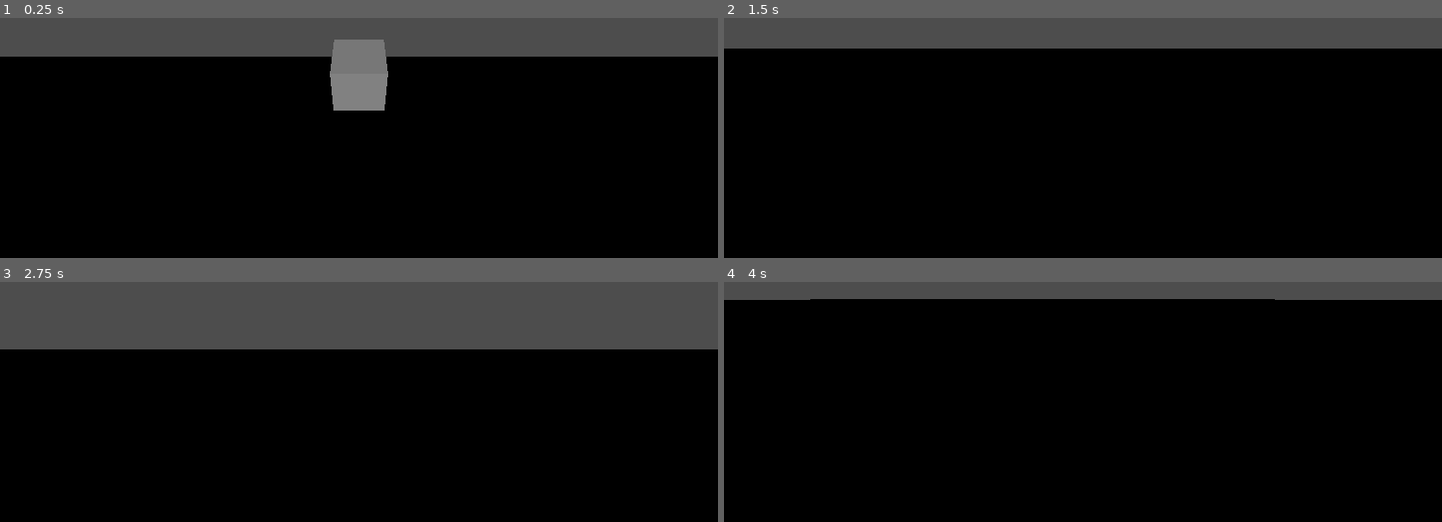
Above: before the commit, frames 1-4 (two rows, left to right).
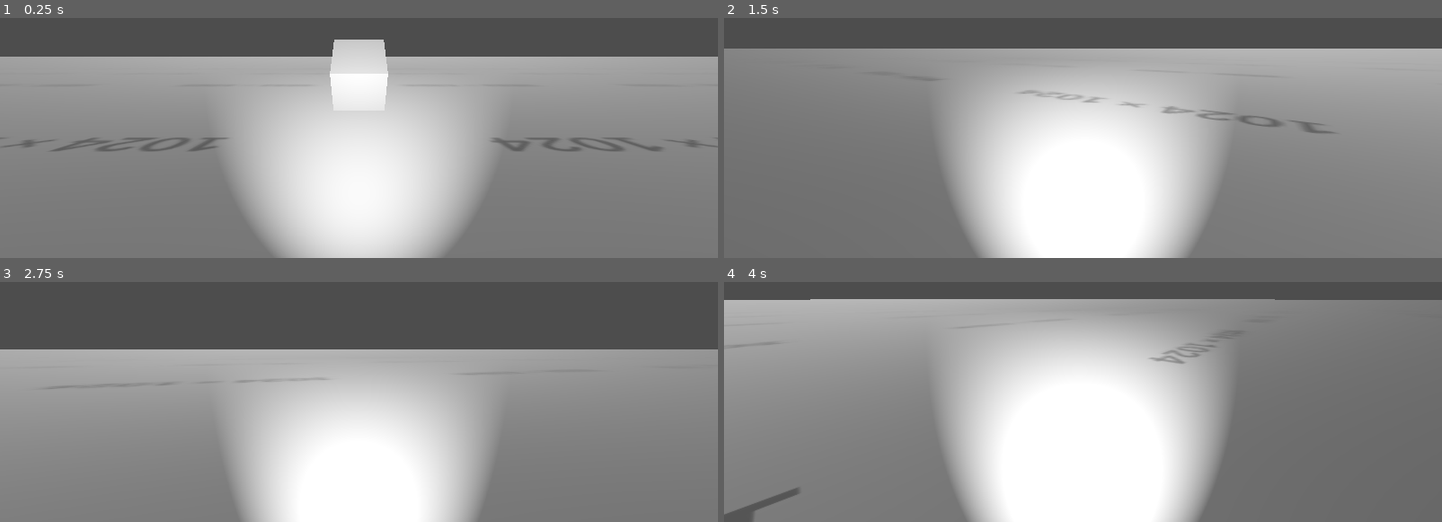
Above: after the commit, the same moments.

Repository: EpiclyRaspberry/Dodge-Onix-3D-Remaster
Game: Godot game, scene res://main.tscn
Two runs of this game, one before a commit and one after it. Both use one fixed random seed, a clock stepped at 60 frames per second and the inputs below.
Inputs (mouse positions are in pixels of both pictures, inside the frame that each line leads up to):
- Up to frame 1 (0.25 s): no input
- Up to frame 2 (1.5 s): tap Enter (ui_accept) at 0.5, 0.77, 0.8, 1.07, 1.35 s; move the mouse to (1240, 37) at 0.52 s; hold D (right) 0.53-1.28 s; hold Ctrl (crouch) 0.53-1.28 s; move the mouse to (1047, 58) at 1.27 s; hold W (forward) from 1.28 s (still down)
- Up to frame 3 (2.75 s): keep holding W (forward); tap Enter (ui_accept) at 1.52, 1.82, 2.3 s; tap Ctrl (crouch) at 1.55 s; move the mouse to (373, 313) at 2.02 s; hold Ctrl (crouch) from 2.03 s (still down)
- Up to frame 4 (4 s): keep holding W (forward); move the mouse to (1075, 327) at 2.77 s; release Ctrl (crouch) at 2.78 s; tap Ctrl (crouch) at 2.85 s; tap Enter (ui_accept) at 3.02, 3.32 s; move the mouse to (1133, 325) at 3.52 s; hold Enter (ui_accept) from 3.53 s (still down)

The runs differ from the first frame. In frame 1, 84% of the frame differs, in the area x 0-100%, y 8-100%; in frame 2, 87%; in frame 3, 72%; in frame 4, 93%, in the area x 0-100%, y 7-100%.

Commit message:
textures+new deceleration thing for abh and triggers

Diff:
--- a/main.tscn
+++ b/main.tscn
@@ -1,19 +1,29 @@
-[gd_scene load_steps=6 format=3 uid="uid://bmb3oft1f0i3s"]
+[gd_scene load_steps=9 format=3 uid="uid://bmb3oft1f0i3s"]
 
 [ext_resource type="Script" path="res://player.gd" id="1_i7i5w"]
+[ext_resource type="Texture2D" uid="uid://b1tfkw4huo6ji" path="res://1024x1024.png" id="2_nu84c"]
 
 [sub_resource type="BoxMesh" id="BoxMesh_os6k1"]
 
 [sub_resource type="CapsuleShape3D" id="CapsuleShape3D_y16in"]
 
+[sub_resource type="CapsuleShape3D" id="CapsuleShape3D_mws0y"]
+radius = 0.519583
+height = 2.04952
+
 [sub_resource type="BoxShape3D" id="BoxShape3D_qkjva"]
 
+[sub_resource type="StandardMaterial3D" id="StandardMaterial3D_cr15o"]
+albedo_texture = ExtResource("2_nu84c")
+uv1_scale = Vector3(500, 500, 500)
+
 [sub_resource type="BoxMesh" id="BoxMesh_3458g"]
+material = SubResource("StandardMaterial3D_cr15o")
 
 [node name="main" type="Node3D"]
 
 [node name="DirectionalLight3D" type="DirectionalLight3D" parent="."]
-transform = Transform3D(0.996583, -0.0825995, 0, 0.0825995, 0.996583, 0, 0, 0, 1, 0, 1230.73, 0)
+transform = Transform3D(0.996583, -0.0815658, -0.0130268, 0.0825995, 0.984111, 0.157171, 9.31322e-10, -0.15771, 0.987485, 0, 2, 0)
 
 [node name="MeshInstance3D" type="MeshInstance3D" parent="."]
 transform = Transform3D(1, 0, 0, 0, 0.766762, -0.641932, 0, 0.641932, 0.766762, 0, 0, -5.22754)
@@ -25,18 +35,31 @@
 [node name="CollisionShape3D" type="CollisionShape3D" parent="CharacterBody3D"]
 shape = SubResource("CapsuleShape3D_y16in")
 
+[node name="playercol" type="Area3D" parent="CharacterBody3D/CollisionShape3D"]
+
+[node name="playercolcol" type="CollisionShape3D" parent="CharacterBody3D/CollisionShape3D/playercol"]
+shape = SubResource("CapsuleShape3D_mws0y")
+
 [node name="Neck" type="Node3D" parent="CharacterBody3D"]
 
 [node name="Camera3D" type="Camera3D" parent="CharacterBody3D/Neck"]
 transform = Transform3D(1, 0, 0, 0, 1, 0, 0, 0, 1, 0, 0.692235, 0)
 
-[node name="StaticBody3D" type="StaticBody3D" parent="."]
+[node name="SpotLight3D" type="SpotLight3D" parent="CharacterBody3D/Neck/Camera3D"]
+transform = Transform3D(1, 0, 0, 0, 1, 0, 0, 0, 1, 0, -0.692235, 0)
+light_energy = 16.0
+spot_range = 42.3564
+spot_angle = 30.8605
+
+[node name="ground" type="StaticBody3D" parent="."]
 transform = Transform3D(1, 0, 0, 0, 1, 0, 0, 0, 1, 0, -2.14033, 0)
 
-[node name="CollisionShape3D" type="CollisionShape3D" parent="StaticBody3D"]
+[node name="CollisionShape3D" type="CollisionShape3D" parent="ground"]
 transform = Transform3D(2543.49, 0, 0, 0, 1, 0, 0, 0, 3005.58, 0, 0, 0)
 shape = SubResource("BoxShape3D_qkjva")
 
-[node name="MeshInstance3D" type="MeshInstance3D" parent="StaticBody3D/CollisionShape3D"]
+[node name="MeshInstance3D" type="MeshInstance3D" parent="ground/CollisionShape3D"]
 mesh = SubResource("BoxMesh_3458g")
 skeleton = NodePath("../..")
+
+[connection signal="body_entered" from="CharacterBody3D/CollisionShape3D/playercol" to="CharacterBody3D" method="_on_playercol_body_entered"]
--- a/player.gd
+++ b/player.gd
@@ -10,6 +10,13 @@
 var gravity: float = ProjectSettings.get_setting("physics/3d/default_gravity")
 @onready var neck := $Neck
 @onready var camera := $Neck/Camera3D
+
+func rotate_vec(vec: Vector2, angle_deg: int) -> Vector2:
+	var rad = deg_to_rad(angle_deg)
+	var nx = vec.x * cos(rad) - vec.y * sin(rad)
+	var ny = vec.x * sin(rad) + vec.y * cos(rad)
+	return Vector2(nx,ny)
+	pass
 
 func _unhandled_input(event: InputEvent) -> void:
 	Input.set_mouse_mode(Input.MOUSE_MODE_CAPTURED)
@@ -39,15 +46,29 @@
 	if direction:
 		if ACCERATION < 1.5:
 			ACCERATION += 0.1
-		print(direction)
+		#print(direction)
 		velocity.x = direction.x * SPEED * ACCERATION
 		velocity.z = direction.z * SPEED * ACCERATION
 	else:
-		velocity.x = velocity.x * ACCERATION
-		velocity.z = velocity.z * ACCERATION
 		if ACCERATION > 0:
 			ACCERATION -= 0.1
+		var vec = rotate_vec(Vector2(ACCERATION,0),neck.rotation_degrees.y)
+		print(vec)
+		velocity = velocity + Vector3(vec.x,0,vec.y)
+		print(velocity)
+#		if ACCERATION > 0:
+#			ACCERATION -= 0.075
 
-	print(velocity)
+
 
 	move_and_slide()
+
+
+
+
+func _on_playercol_body_entered(body):
+	if body.name == "ground":
+		if Input.is_action_pressed("ui_accept") and Input.is_action_pressed("crouch") and not Input.is_action_pressed("back"):
+			print("abh")
+			velocity.z = velocity.z - 1
+	pass # Replace with function body.
--- /dev/null
+++ b/startemenu.tscn
@@ -0,0 +1,9 @@
+[gd_scene format=3 uid="uid://djfuxob06eqb2"]
+
+[node name="Node2D" type="Node2D"]
+
+[node name="Control" type="Control" parent="."]
+layout_mode = 3
+anchors_preset = 0
+offset_right = 832.0
+offset_bottom = 496.0
Binary file added: 1024x1024.png
Not shown, added: 1024x1024.png.import
